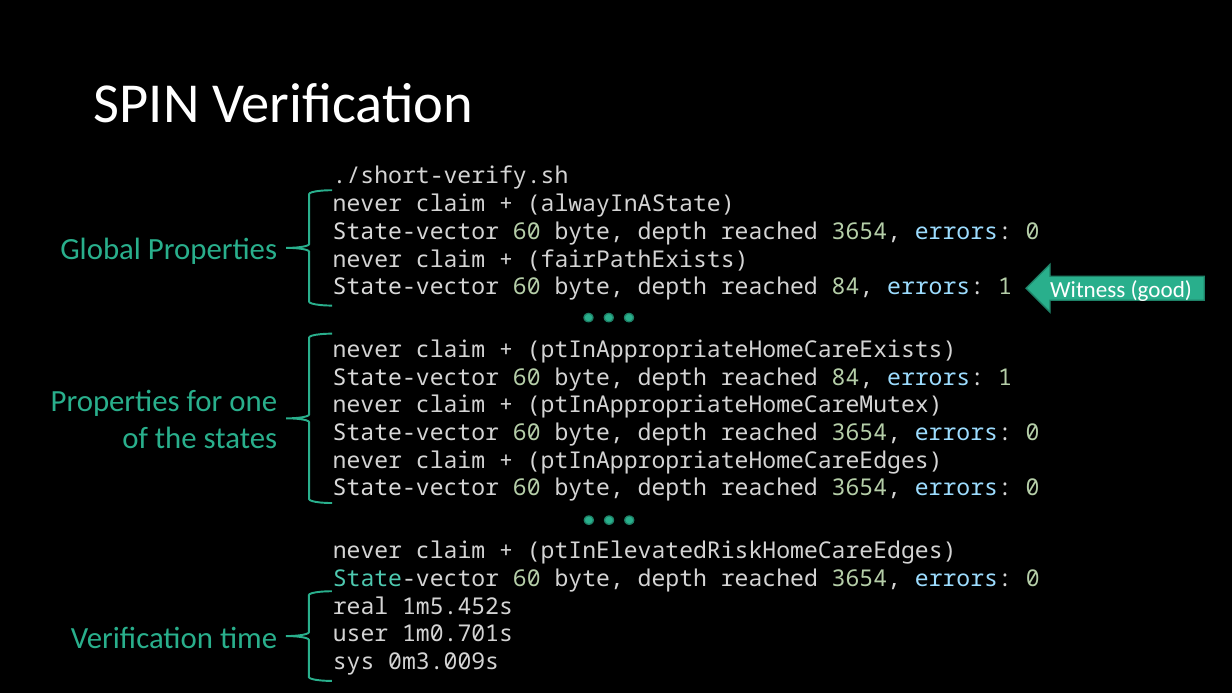
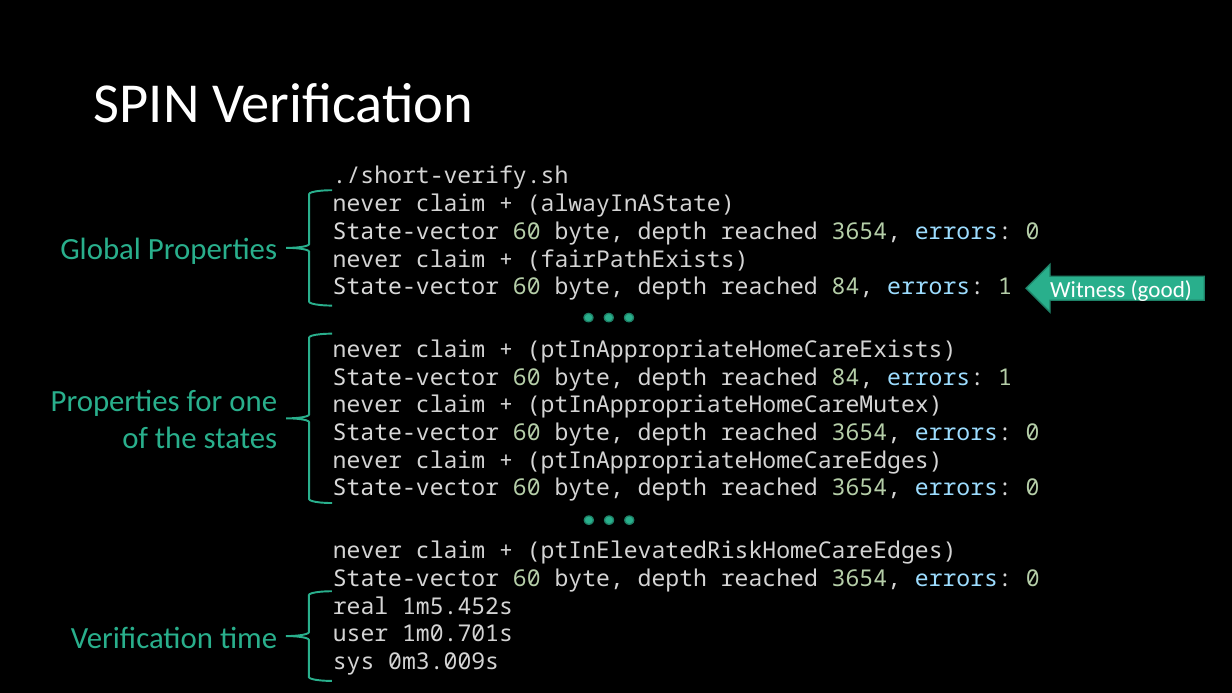
Before and after one commit to ericmercer/SPIN-bpmn-cwp-verification-paper, a slide deck: slide 20 of presentation/syscon-2022.pptx. Drawn at 1232x693 pixels with LibreOffice and Linux fonts; fonts in the diff are those of the drawing. Boxes give left, top, right and bottom in pixels: in the first picture for what was removed or moved away, otherwise in the second. Text is boxed around its words. In the diff, an @@ line names an element or a change of style, - is before the commit and + after.

```diff
--- a/presentation/syscon-2022.pptx
+++ b/presentation/syscon-2022.pptx
@@ text at [333, 568, 1040, 592]: text colour #4EC9B0 to #D9D9D9 in "State-vector" @@
```
